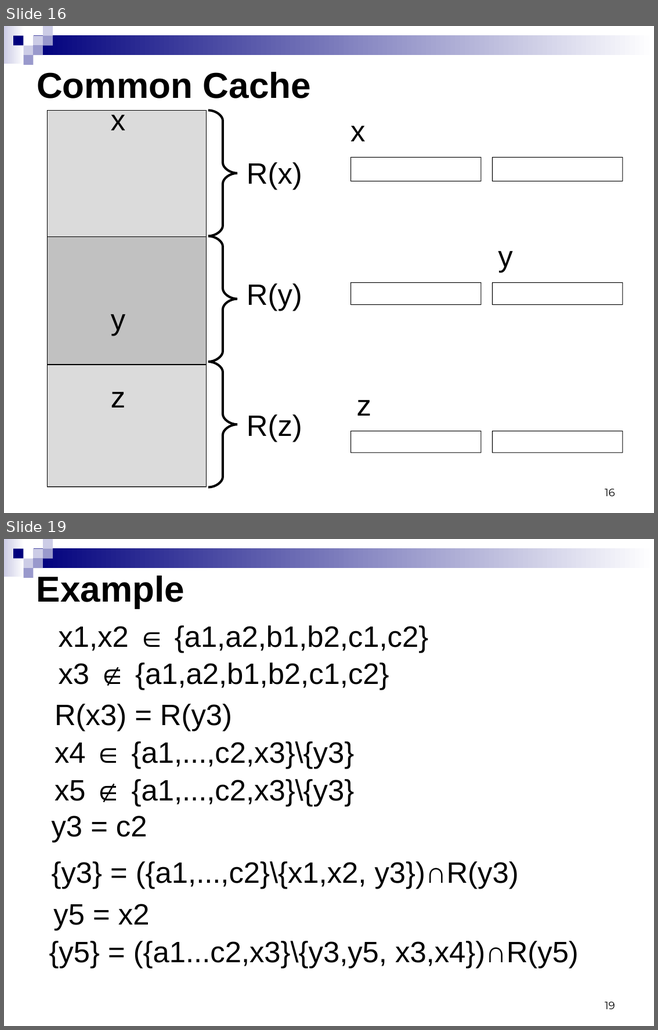
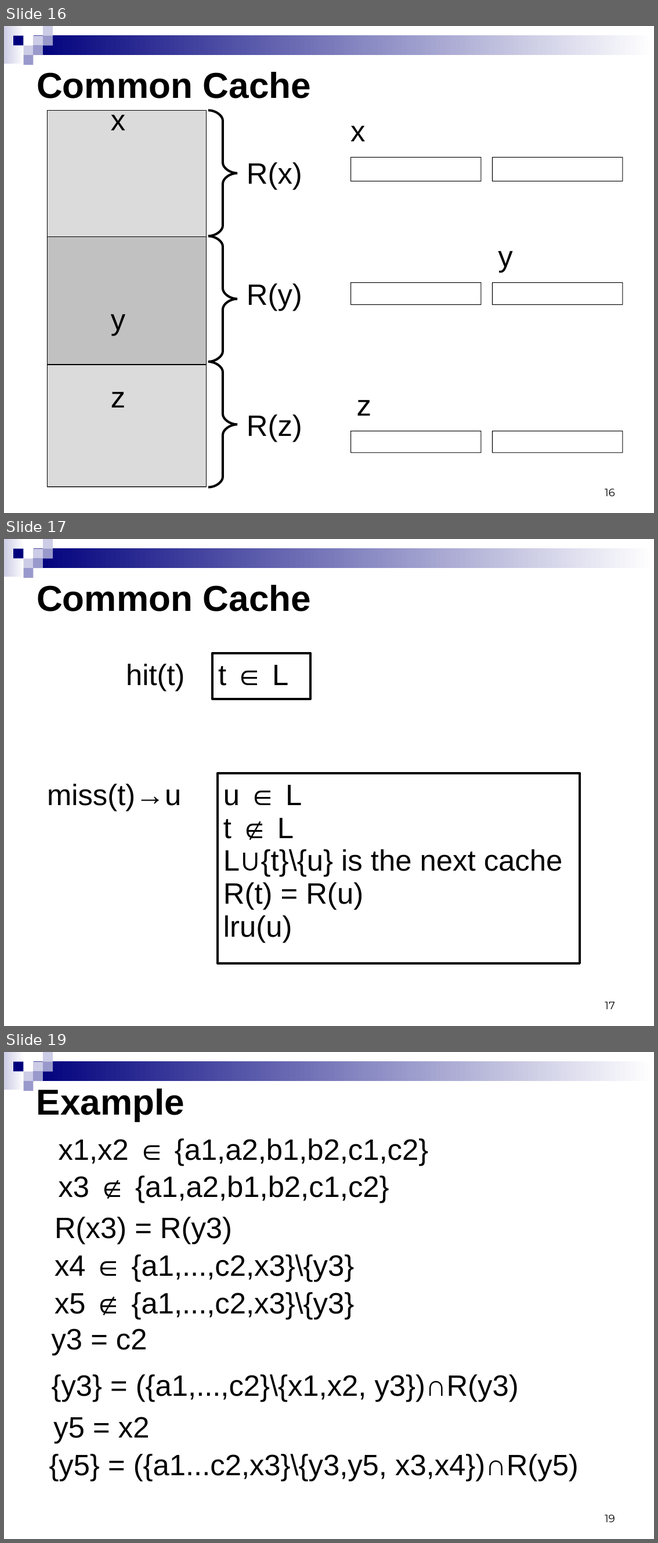
Before and after one commit to kornevgen/tesla-project, a slide deck: papers/unpublished/SummerSchool09/sumsch09-3.ppt. Shown one above the other, each under a label of ours: slides 16 and 19 before the commit, slides 16, 17 and 19 after it; the slides between them are not shown. The pictures are 658x1030 and 658x1543 pixels, drawn with LibreOffice and Linux fonts; fonts in the diff are those of the drawing; grey boxes stand for pictures. Boxes give left, top, right and bottom in pixels: in the first picture for what was removed or moved away, otherwise in the second. Text is boxed around its words. In the diff, an @@ line names an element or a change of style, - is before the commit and + after.

```diff
--- a/papers/unpublished/SummerSchool09/sumsch09-3.ppt
+++ b/papers/unpublished/SummerSchool09/sumsch09-3.ppt
@@ slide 17 added at bbox=[4, 539, 654, 1026], background #FFFFFF; not listed: 9 template elements that a slide beside it also shows @@
@@ title added at bbox=[36, 585, 311, 611], 44 pt, text #000000, bold @@
+Common Cache
@@ rectangle added at bbox=[212, 653, 310, 699], outline #000000 2.83 pt, 36 pt, text #000000 @@
+t ∈ L
@@ text added at bbox=[126, 664, 185, 691], 36 pt, text #000000 @@
+hit(t)
@@ rectangle added at bbox=[217, 774, 579, 964], outline #000000 2.83 pt, 36 pt, text #000000 @@
+u ∈ L
+t ∉ L
+L∪{t}\{u} is the next cache
+R(t) = R(u)
+lru(u)
@@ text added at bbox=[47, 784, 181, 812], 36 pt, text #000000 @@
+miss(t)→u
@@ page number added at bbox=[604, 1002, 614, 1009], 13 pt, text #000000 @@
+17
```
Also in this commit, not shown: 8 slides changed, 1 slide removed.
